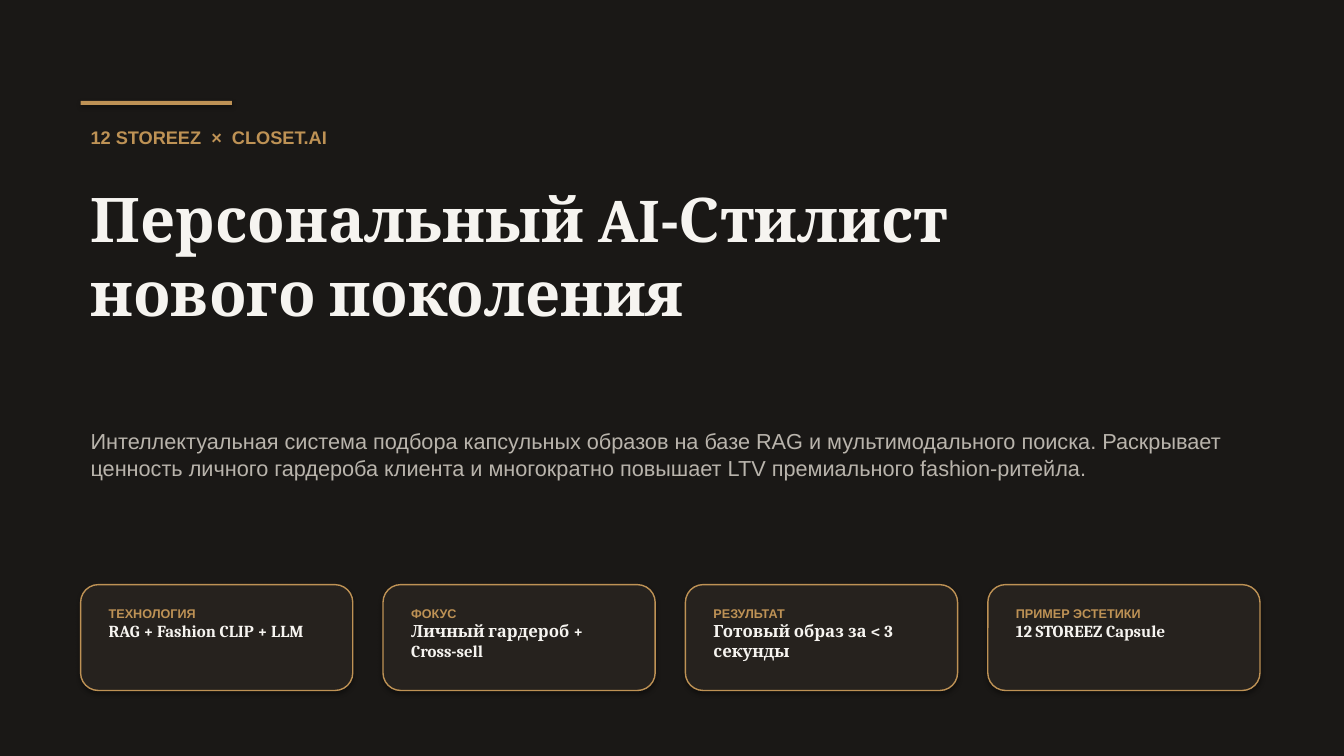
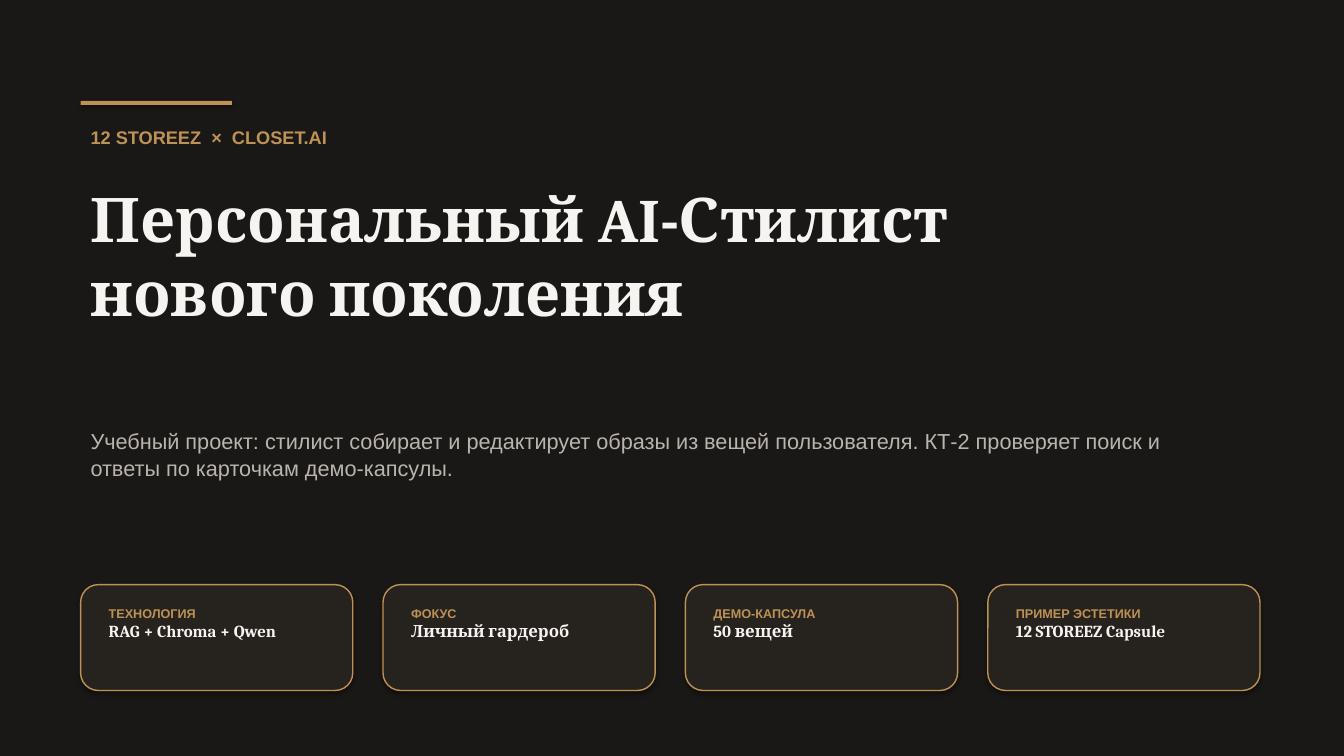
Before and after one commit to SachaXoDev/NIRS_AI_stilist, a slide deck: slide 1 of AI_Stylist_Presentation.pptx. Drawn at 1344x756 pixels with LibreOffice and Linux fonts; fonts in the diff are those of the drawing. Boxes give left, top, right and bottom in pixels: in the first picture for what was removed or moved away, otherwise in the second. Text is boxed around its words. In the diff, an @@ line names an element or a change of style, - is before the commit and + after.

```diff
--- a/AI_Stylist_Presentation.pptx
+++ b/AI_Stylist_Presentation.pptx
@@ text at [91, 433, 1160, 480]: text changed @@
-Интеллектуальная система подбора капсульных образов на базе RAG и мультимодального поиска. Раскрывает ценность личного гардероба клиента и многократно повышает LTV премиального fashion-ритейла.
+Учебный проект: стилист собирает и редактирует образы из вещей пользователя. КТ-2 проверяет поиск и ответы по карточкам демо-капсулы.
@@ text at [109, 625, 276, 640]: text changed @@
-RAG + Fashion CLIP + LLM
+RAG + Chroma + Qwen
@@ text at [411, 624, 569, 641]: text changed @@
-Личный гардероб + Cross-sell
+Личный гардероб
@@ text at [713, 609, 815, 641]: text changed; size 12 to 9 pt; font Cambria to Arial; text colour #F6F4F0 to #BE9255 @@
-РЕЗУЛЬТАТ
-Готовый образ за < 3 секунды
+ДЕМО-КАПСУЛА
+50 вещей
```
Also in this commit, not shown: 6 other slides changed, 1 slide added, 1 slide removed, 4 other files.
